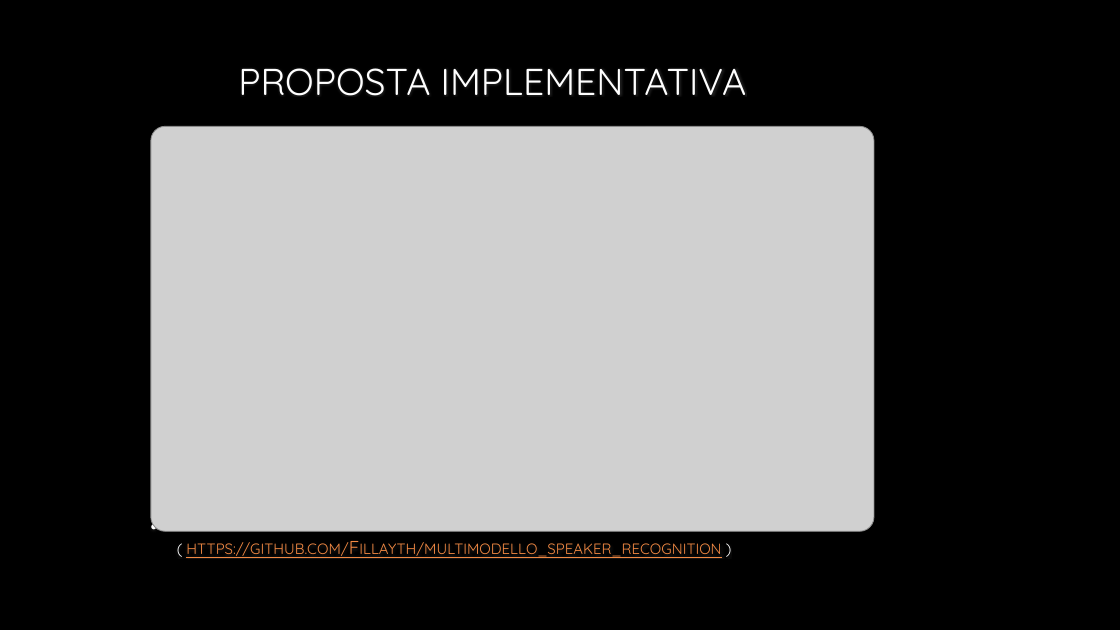
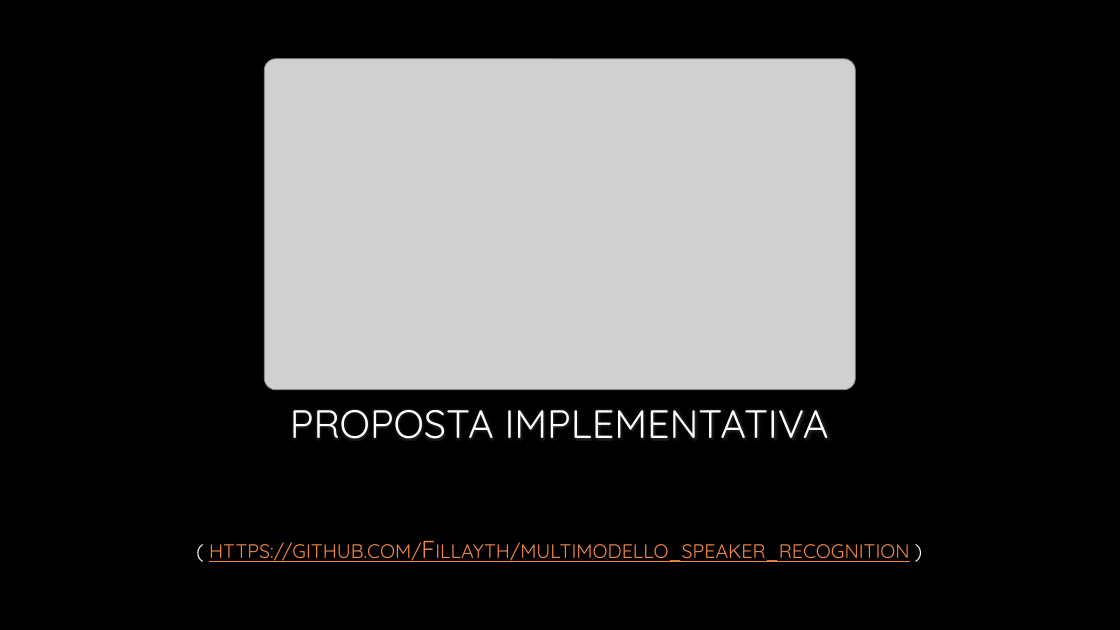
Before and after one commit to Fillayth/multimodello_speaker_recognition, a slide deck: slide 12 of Presentazione.pptx. Drawn at 1120x630 pixels with LibreOffice and Linux fonts; fonts in the diff are those of the drawing; grey boxes stand for pictures; background and template pictures are left out. Boxes give left, top, right and bottom in pixels: in the first picture for what was removed or moved away, otherwise in the second. Text is boxed around its words. In the diff, an @@ line names an element or a change of style, - is before the commit and + after.

```diff
--- a/Presentazione.pptx
+++ b/Presentazione.pptx
@@ picture: place and size @@
-picture at [151,126,875,531]
+picture at [265,59,856,390]
@@ title "PROPOSTA IMPLEMENTATIVA": place and size @@
-title "PROPOSTA IMPLEMENTATIVA" at [238,68,746,96]
+title "PROPOSTA IMPLEMENTATIVA" at [290,409,829,439]
@@ title "PROPOSTA IMPLEMENTATIVA" at [290,409,829,439]: size 32 to 34 pt; alignment left to centre; line spacing 1 to 0.9; vertical alignment middle to bottom @@
@@ text "( https://github.com/Fillayth/multimodello_speaker_recogniti ...": place and size @@
-text "( https://github.com/Fillayth/multimodello_speaker_recogniti ..." at [186,542,721,558]
+text "( https://github.com/Fillayth/multimodello_speaker_recogniti ..." at [209,542,909,562]
@@ text "( https://github.com/Fillayth/multimodello_speaker_recogniti ..." at [209,542,909,562]: size 16 to 21 pt; text colour gradient #FFFFFF to #BFBFBF to gradient #FFFFFF to #BFBFBF in "( )"; alignment left to centre; bullet • to none; more space between paragraphs @@
```
Also in this commit, not shown: 5 other slides changed, 10 other files.
